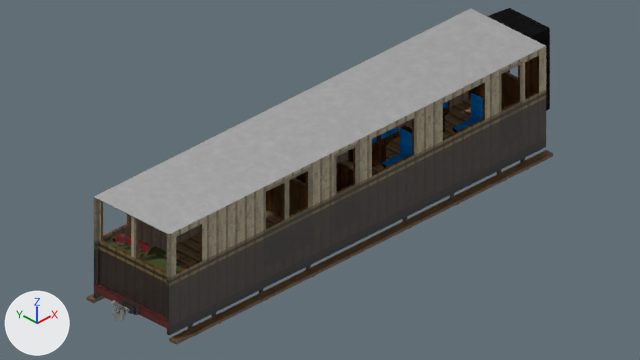
One commit to the Blender file src/main/assets/immersiverailroading/models/rolling_stock/kitsune_sur_102a6_coaches/sur_102a6_pdmbso.blend: the scene before it, then after it.
The view is the same before and after, from the file's camera 'Camera'. The axes (+X, +Y, +Z) are drawn at lower left. The lights are the same throughout.

In view in the first picture: 'DOOR_11_EXTERNAL', 'DOOR_13_EXTERNAL', 'DOOR_5_EXTERNAL', 'DOOR_7_EXTERNAL', 'FRAME', 'SHELL_WOOD_ext', 'SHELL_WOOD_int', 'SHELL_WOOD_roof', 'bench.001', 'bench.002', 'controls', 'corridor_rear'.
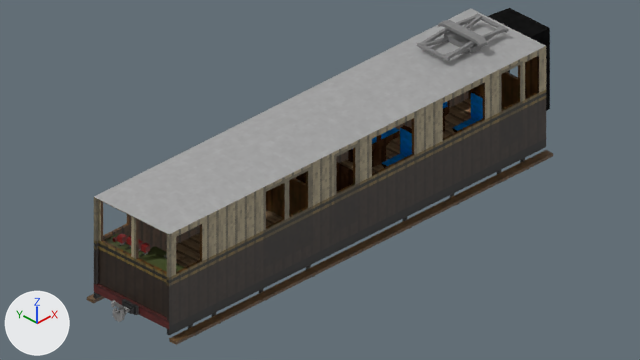
The change, as a list of edits to the scene's bpy script:
```text
Add img_panto_png:
    img_panto_png = load_image('panto.png', 'panto.png', 32, 32, 'sRGB')
Add mat_panto:
    mat_panto = principled_material('Panto')
    mat_panto.texture = img_panto_png  # with its transparency
    mat_panto.roughness = 0.0
    mat_panto.specular_ior_level = 0.0
Add me_frame_pantomount:
    me_frame_pantomount.from_pydata(...)  # 12 vertices, 9 faces; spans x -2.0..2.0, y -6.0..6.0, z 45.0..47.0
    me_frame_pantomount.polygons.foreach_set('use_smooth', [True] * 9)
    me_frame_pantomount.materials.append(mat_panto)  # picture img_panto_png
Add me_pantoarmbottomfront:
    me_pantoarmbottomfront.from_pydata(...)  # 24 vertices, 14 faces; spans x 0.5..13.2, y -5.5..5.5, z -0.99..0.5
    me_pantoarmbottomfront.polygons.foreach_set('use_smooth', [True] * 14)
    me_pantoarmbottomfront.materials.append(mat_panto)  # picture img_panto_png
Add me_pantoarmtopfront:
    me_pantoarmtopfront.from_pydata(...)  # 28 vertices, 24 faces; spans x -0.5..13.05, y -6.5..6.5, z -0.73..0.59
    me_pantoarmtopfront.polygons.foreach_set('use_smooth', [True] * 24)
    me_pantoarmtopfront.materials.append(mat_panto)  # picture img_panto_png
Add me_pantohead:
    me_pantohead.from_pydata(...)  # 16 vertices, 14 faces; spans x -1.5..1.5, y -9.0..9.0, z -0.5..1.5
    me_pantohead.polygons.foreach_set('use_smooth', [True] * 14)
    me_pantohead.materials.append(mat_panto)  # picture img_panto_png
Add ob_frame_pantomount:
    ob_frame_pantomount = bpy.data.objects.new('FRAME_PantoMount', me_frame_pantomount)
    ob_frame_pantomount.location = (3.78, 0.0, -0.25)
    ob_frame_pantomount.scale = (0.0625, 0.0625, 0.0625)
Add ob_pantoarmbottomfront:
    ob_pantoarmbottomfront = bpy.data.objects.new('pantoarmbottomfront', me_pantoarmbottomfront)
    ob_pantoarmbottomfront.location = (3.78, 0.0, 2.59)
    ob_pantoarmbottomfront.rotation_euler = (0.0, -0.175, 3.142)  # degrees (0, -10, 180)
    ob_pantoarmbottomfront.scale = (0.0625, 0.0625, 0.0625)
Add ob_pantoarmbottomrear:
    ob_pantoarmbottomrear = bpy.data.objects.new('pantoarmbottomrear', me_pantoarmbottomfront.copy())
    ob_pantoarmbottomrear.location = (3.78, 0.0, 2.59)
    ob_pantoarmbottomrear.rotation_euler = (0.0, -0.175, 0.0)  # degrees (0, -10, 0)
    ob_pantoarmbottomrear.scale = (0.0625, 0.0625, 0.0625)
Add ob_pantoarmtopfront:
    ob_pantoarmtopfront = bpy.data.objects.new('pantoarmtopfront', me_pantoarmtopfront)
    ob_pantoarmtopfront.location = (3.78, 0.0, 2.78)
    ob_pantoarmtopfront.rotation_euler = (0.0, 0.0873, 3.142)  # degrees (0, 5, 180)
    ob_pantoarmtopfront.scale = (0.0625, 0.0625, 0.0625)
Add ob_pantoarmtoprear:
    ob_pantoarmtoprear = bpy.data.objects.new('pantoarmtoprear', me_pantoarmtopfront.copy())
    ob_pantoarmtoprear.location = (3.78, 0.0, 2.78)
    ob_pantoarmtoprear.rotation_euler = (0.0, 0.0873, 0.0)  # degrees (0, 5, 0)
    ob_pantoarmtoprear.scale = (0.0625, 0.0625, 0.0625)
Add ob_pantohead:
    ob_pantohead = bpy.data.objects.new('pantohead', me_pantohead)
    ob_pantohead.location = (3.78, 0.0, 2.78)
    ob_pantohead.scale = (0.0625, 0.0625, 0.0625)
```

Location of each change, [x1, y1, x2, y2] in pixels of the pictures (640 x 360 px):
'pantohead', added
    after: [438, 20, 487, 48]
'pantoarmtopfront', added
    after: [417, 28, 475, 61]
'FRAME_PantoMount', added
    after: [444, 31, 481, 53]
'pantoarmtoprear', added
    after: [450, 13, 508, 41]
'pantoarmbottomfront', added
    after: [419, 37, 470, 61]
'pantoarmbottomrear', added
    after: [463, 15, 503, 41]
